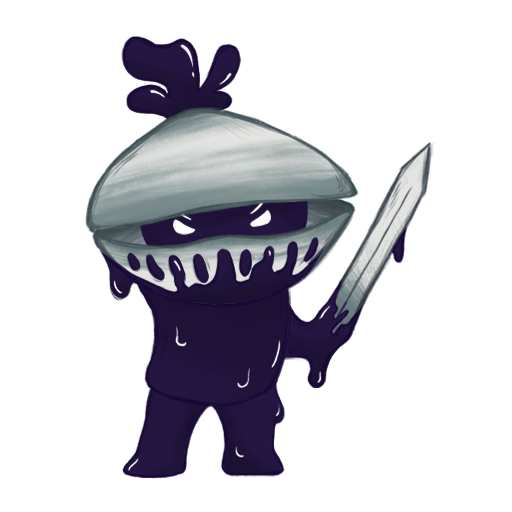
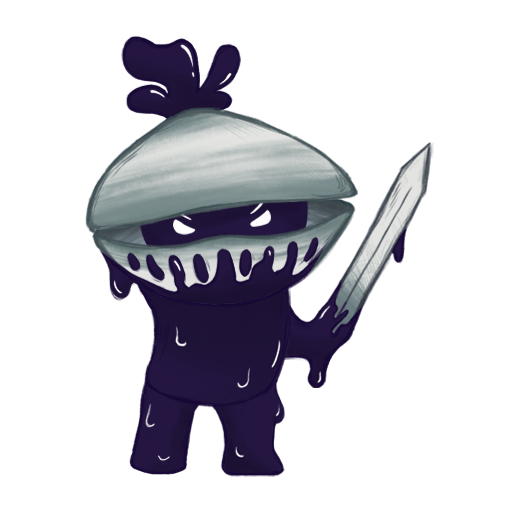
The second 512 x 512 image is a revision of the first. Changes to its layers:
painted on "jambe gauche" over [122, 377, 211, 479]
